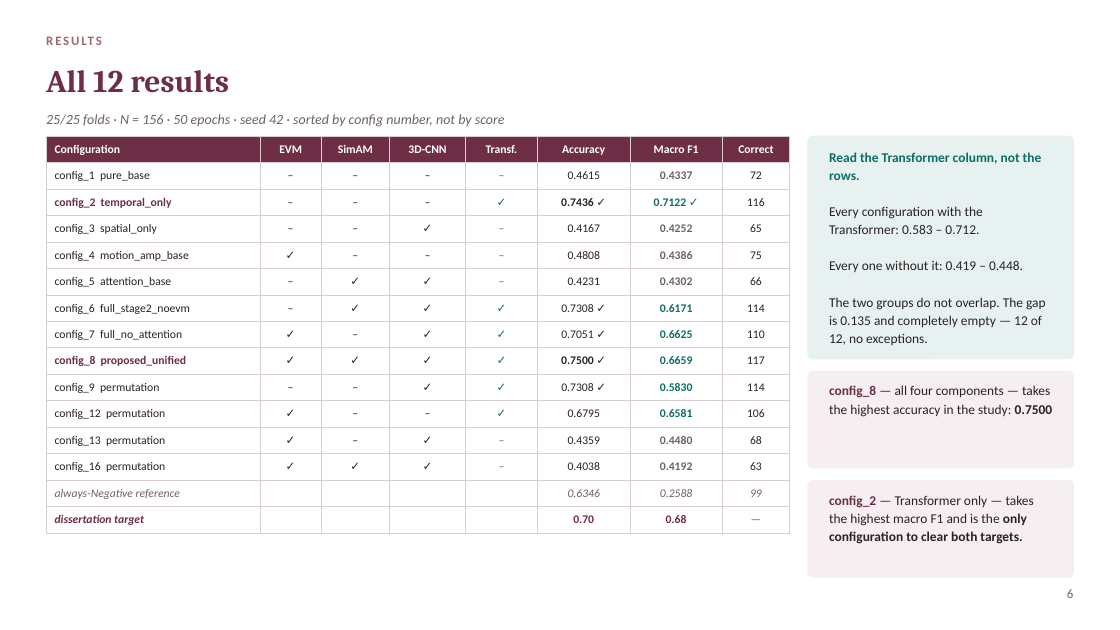
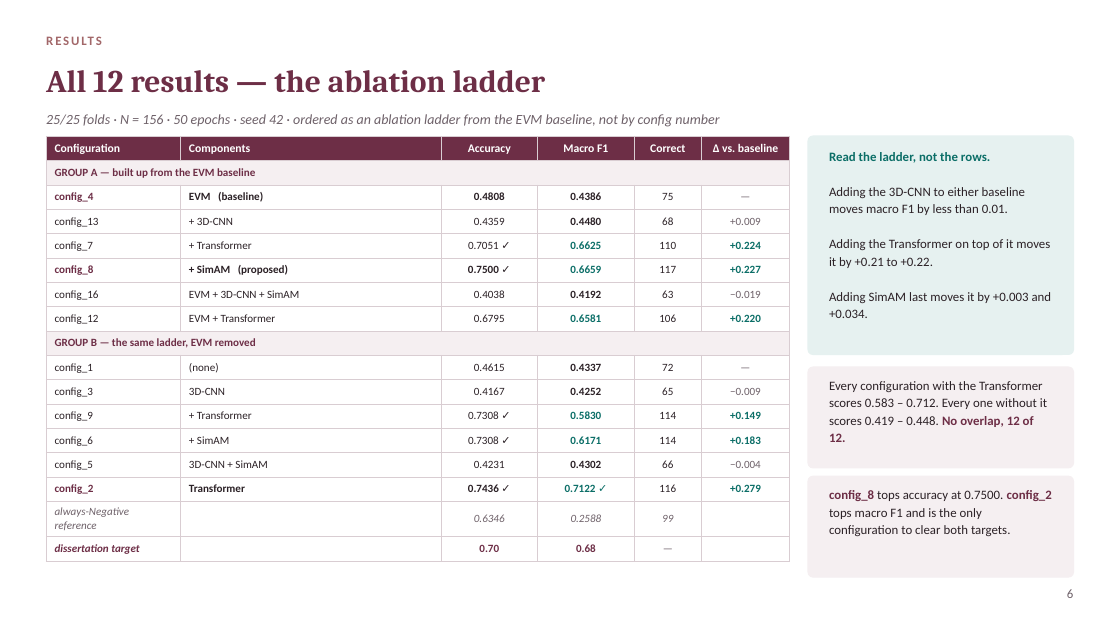
Before and after one commit to addhyan2000/FinalMERThesis, a slide deck: slide 7 of MER_Thesis_Final_Presentation.pptx. Drawn at 1120x630 pixels with LibreOffice and Linux fonts; fonts in the diff are those of the drawing. Boxes give left, top, right and bottom in pixels: in the first picture for what was removed or moved away, otherwise in the second. Text is boxed around its words. In the diff, an @@ line names an element or a change of style, - is before the commit and + after.

```diff
--- a/MER_Thesis_Final_Presentation.pptx
+++ b/MER_Thesis_Final_Presentation.pptx
@@ text at (x1=46, y1=70, x2=546, y2=93): text changed @@
-All 12 results
+All 12 results — the ablation ladder
@@ text at (x1=46, y1=114, x2=719, y2=127): text changed @@
-25/25 folds · N = 156 · 50 epochs · seed 42 · sorted by config number, not by score
+25/25 folds · N = 156 · 50 epochs · seed 42 · ordered as an ablation ladder from the EVM baseline, not by config number
@@ table at (x1=46, y1=136, x2=790, y2=558) @@
-Configuration | EVM | SimAM | 3D-CNN | Transf. | Accuracy | Macro F1 | Correct
-config_1 pure_base | – | – | – | – | 0.4615 | 0.4337 | 72
-config_2 temporal_only | – | – | – | ✓ | 0.7436 ✓ | 0.7122 ✓ | 116
-config_3 spatial_only | – | – | ✓ | – | 0.4167 | 0.4252 | 65
-config_4 motion_amp_base | ✓ | – | – | – | 0.4808 | 0.4386 | 75
-config_5 attention_base | – | ✓ | ✓ | – | 0.4231 | 0.4302 | 66
-config_6 full_stage2_noevm | – | ✓ | ✓ | ✓ | 0.7308 ✓ | 0.6171 | 114
-config_7 full_no_attention | ✓ | – | ✓ | ✓ | 0.7051 ✓ | 0.6625 | 110
-config_8 proposed_unified | ✓ | ✓ | ✓ | ✓ | 0.7500 ✓ | 0.6659 | 117
-config_9 permutation | – | – | ✓ | ✓ | 0.7308 ✓ | 0.5830 | 114
-config_12 permutation | ✓ | – | – | ✓ | 0.6795 | 0.6581 | 106
-config_13 permutation | ✓ | – | ✓ | – | 0.4359 | 0.4480 | 68
-config_16 permutation | ✓ | ✓ | ✓ | – | 0.4038 | 0.4192 | 63
-always-Negative reference |  |  |  |  | 0.6346 | 0.2588 | 99
-dissertation target |  |  |  |  | 0.70 | 0.68 | —
+Configuration | Components | Accuracy | Macro F1 | Correct | Δ vs. baseline
+GROUP A — built up from the EVM baseline |  |  |  |  | 
+config_4 | EVM (baseline) | 0.4808 | 0.4386 | 75 | —
+config_13 | + 3D-CNN | 0.4359 | 0.4480 | 68 | +0.009
+config_7 | + Transformer | 0.7051 ✓ | 0.6625 | 110 | +0.224
+config_8 | + SimAM (proposed) | 0.7500 ✓ | 0.6659 | 117 | +0.227
+config_16 | EVM + 3D-CNN + SimAM | 0.4038 | 0.4192 | 63 | −0.019
+config_12 | EVM + Transformer | 0.6795 | 0.6581 | 106 | +0.220
+GROUP B — the same ladder, EVM removed |  |  |  |  | 
+config_1 | (none) | 0.4615 | 0.4337 | 72 | —
+config_3 | 3D-CNN | 0.4167 | 0.4252 | 65 | −0.009
+config_9 | + Transformer | 0.7308 ✓ | 0.5830 | 114 | +0.149
+config_6 | + SimAM | 0.7308 ✓ | 0.6171 | 114 | +0.183
+config_5 | 3D-CNN + SimAM | 0.4231 | 0.4302 | 66 | −0.004
+config_2 | Transformer | 0.7436 ✓ | 0.7122 ✓ | 116 | +0.279
+always-Negative reference |  | 0.6346 | 0.2588 | 99 | 
+dissertation target |  | 0.70 | 0.68 | — | 
@@ rounded rectangle resized from (x1=808, y1=136, x2=1074, y2=359) to (x1=808, y1=136, x2=1074, y2=355) @@
@@ text at (x1=829, y1=152, x2=1052, y2=318): text changed; size 11.5 to 11 pt @@
-Read the Transformer column, not the rows.
-Every configuration with the Transformer: 0.583 – 0.712.
-Every one without it: 0.419 – 0.448.
-The two groups do not overlap. The gap is 0.135 and completely empty — 12 of 12, no exceptions.
+Read the ladder, not the rows.
+Adding the 3D-CNN to either baseline moves macro F1 by less than 0.01.
+Adding the Transformer on top of it moves it by +0.21 to +0.22.
+Adding SimAM last moves it by +0.003 and +0.034.
@@ rounded rectangle resized from (x1=808, y1=371, x2=1074, y2=468) to (x1=808, y1=367, x2=1074, y2=468) @@
@@ rounded rectangle at (x1=808, y1=367, x2=1074, y2=468): proportions changed @@
@@ text at (x1=829, y1=381, x2=1047, y2=442): text changed; size 11.5 to 11 pt @@
-config_8 — all four components — takes the highest accuracy in the study: 0.7500
+Every configuration with the Transformer scores 0.583 – 0.712. Every one without it scores 0.419 – 0.448. No overlap, 12 of 12.
@@ rounded rectangle at (x1=808, y1=476, x2=1074, y2=577): proportions changed @@
@@ rounded rectangle resized from (x1=808, y1=481, x2=1074, y2=577) to (x1=808, y1=476, x2=1074, y2=577) @@
@@ text at (x1=829, y1=490, x2=1052, y2=536): text changed; size 11.5 to 11 pt @@
-config_2 — Transformer only — takes the highest macro F1 and is the only configuration to clear both targets.
+config_8 tops accuracy at 0.7500. config_2 tops macro F1 and is the only configuration to clear both targets.
```
Also in this commit, not shown: 4 other slides changed, 5 other files.
